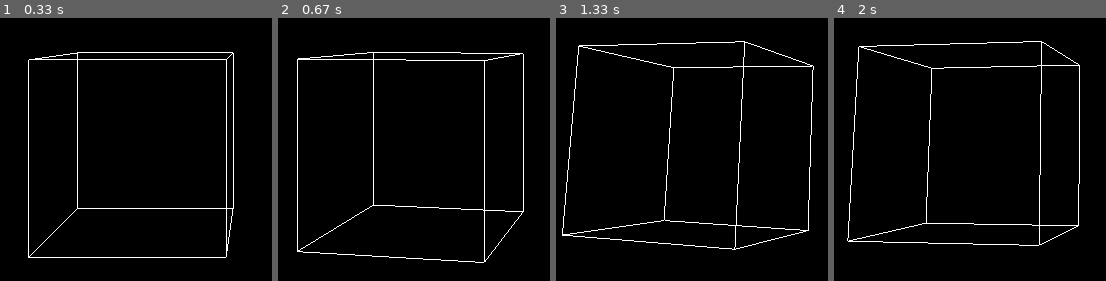
Above: before the commit, frames 1-4 (left to right).
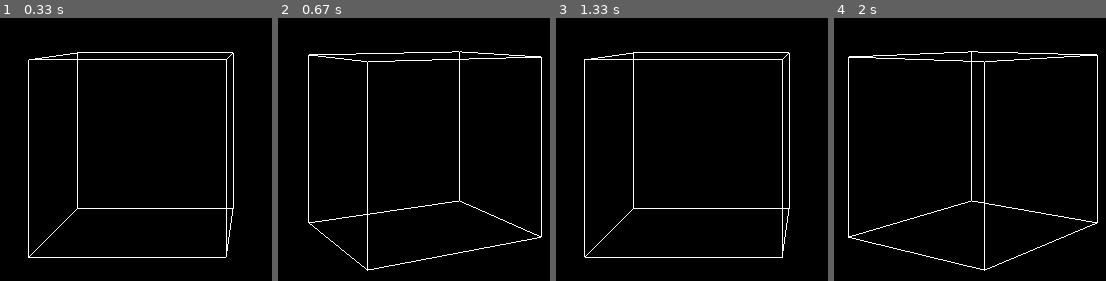
Above: after the commit, the same moments.

Repository: ogu83/pyrubicscube
Game: pygame game, started from pyrubicscube.py
Same seed, same stepped clock (60 frames per second), same inputs: the game is played once before the commit and once after it.
Inputs:
- Up to frame 1 (0.33 s): no input
- Up to frame 2 (0.67 s): hold Right from 0.33 s (still down)
- Up to frame 3 (1.33 s): release Right at 0.8 s; hold Up 0.83-1.13 s; hold Right from 1.17 s (still down)
- Up to frame 4 (2 s): release Right at 1.63 s; hold Left from 1.67 s (still down)

Frame 1 is identical in both runs. In frame 2, 4.1% of the frame differs, in the area x 6-98%, y 12-97%; in frame 3, 4.4%; in frame 4, 4.5%, in the area x 4-98%, y 8-97%.

Commit message:
Simulation3 new controls keyboard

Diff:
--- a/Simulation3.py
+++ b/Simulation3.py
@@ -54,7 +54,9 @@
         return Vertex3D(x, y, self.z)
 
 class Cube3D:
-    angle_x = 0
+    angle_x = [0,0]
+    angle_y = [0,0]
+    angle_z = [0,0]
 
     verticies=[
     [1.0, -1.0, -1.0],
@@ -91,12 +93,13 @@
         (4,0,3,6),
     )
 
-    def __init__(self, size, color):
+    def __init__(self, size):
         self.size = float(size)
-        self.color = color
         self.verticies = np.array(self.verticies) * size
 
     def draw(self):
+        self.do_animations()
+
         # glBegin(GL_QUADS)
         # glColor3fv(self.color)
         # for surface in self.surfaces:
@@ -111,44 +114,73 @@
                 glVertex3fv(self.verticies[vertex])
         glEnd()
 
+
+    def assing_vertex(self, vertex, v):
+        for i in range(len(vertex)):
+            vertex[i] = v[i]
+
+    def assing_rotate_all_vertex(self,rotation_matrix):
+        for vertex in self.verticies:
+            v = rotation_matrix.dot(vertex)
+            self.assing_vertex(vertex,v)
+
     def rotateX(self, angle):
         rad = angle * math.pi / 180
         cosa = (math.cos(rad))
         sina = (math.sin(rad))
-
-        r_y = np.array([[1.0,0.0,0.0],[0.0,cosa,-sina],[0,sina,cosa]])
-
-        for vertex in self.verticies:
-            v = r_y.dot(vertex)
-            vertex[0] = v[0]
-            vertex[1] = v[1]
-            vertex[2] = v[2]
+        rotation_matrix = np.array([[1.0,0.0,0.0],[0.0,cosa,-sina],[0,sina,cosa]])
+        self.assing_rotate_all_vertex(rotation_matrix)
 
     def rotateY(self, angle):
         rad = angle * math.pi / 180
         cosa = (math.cos(rad))
         sina = (math.sin(rad))
-
-        r_y = np.array([[cosa,0.0,sina],[0.0,1.0,0.0],[-sina,0.0,cosa]])
-
-        for vertex in self.verticies:
-            v = r_y.dot(vertex)
-            vertex[0] = v[0]
-            vertex[1] = v[1]
-            vertex[2] = v[2]
+        rotation_matrix = np.array([[cosa,0.0,sina],[0.0,1.0,0.0],[-sina,0.0,cosa]])
+        self.assing_rotate_all_vertex(rotation_matrix)
 
     def rotateZ(self, angle):
         rad = angle * math.pi / 180
         cosa = (math.cos(rad))
         sina = (math.sin(rad))
-
-        r_z = np.array([[cosa,-sina,0.0],[sina,cosa,0.0],[0.0,0.0,1.0]])
-
-        for vertex in self.verticies:
-            v = r_z.dot(vertex)
-            vertex[0] = v[0]
-            vertex[1] = v[1]
-            vertex[2] = v[2]
+        rotation_matrix = np.array([[cosa,-sina,0.0],[sina,cosa,0.0],[0.0,0.0,1.0]])
+        self.assing_rotate_all_vertex(rotation_matrix)
+
+    def do_animations(self):
+        if (self.angle_x[0] < self.angle_x[1]):
+            self.angle_x[0] += 1
+            self.rotateX(1)
+        elif (self.angle_x[0] > self.angle_x[1]):
+            self.angle_x[0] -= 1
+            self.rotateX(-1)
+
+        if (self.angle_y[0] < self.angle_y[1]):
+            self.angle_y[0] += 1
+            self.rotateY(1)
+        elif (self.angle_y[0] > self.angle_y[1]):
+            self.angle_y[0] -= 1
+            self.rotateY(-1)
+
+        if (self.angle_z[0] < self.angle_z[1]):
+            self.angle_y[0] += 1
+            self.rotateY(1)
+        elif (self.angle_z[0] > self.angle_z[1]):
+            self.angle_z[0] -= 1
+            self.rotateZ(-1)
+
+    def is_on_animation(self):
+        return (self.angle_x[0] == self.angle_x[1] and self.angle_y[0] == self.angle_y[1] and self.angle_z[0] == self.angle_z[1]) == False
+
+    def animated_rotateX(self,angle):
+        if (not self.is_on_animation()):
+            self.angle_x[1]+=angle
+
+    def animated_rotateY(self,angle):
+        if (not self.is_on_animation()):
+            self.angle_y[1]+=angle
+
+    def animated_rotateZ(self,angle):
+        if (not self.is_on_animation()):
+            self.angle_z[1]+=angle
 
 class Simulation3:
     def __init__(self, win_width = 800, win_height = 600):
@@ -166,7 +198,7 @@
         # glRotatef(15, 1, 1, 0)
         glTranslatef(-4, -4, -25)
 
-        cube = Cube3D(3, RED)
+        cube = Cube3D(3)
 
         while True:
 
@@ -177,13 +209,13 @@
 
                 if event.type == pygame.KEYDOWN:
                     if (event.key == pygame.K_LEFT):
-                        cube.rotateY(10)
+                        cube.animated_rotateY(-90)
                     if (event.key == pygame.K_RIGHT):
-                        cube.rotateY(-10)
+                        cube.animated_rotateY(90)
                     if (event.key == pygame.K_UP):
-                        cube.rotateX(-10)
+                        cube.animated_rotateX(-90)
                     if (event.key == pygame.K_DOWN):
-                        cube.rotateX(10)
+                        cube.animated_rotateX(90)
 
             glClear(GL_COLOR_BUFFER_BIT|GL_DEPTH_BUFFER_BIT)
 
